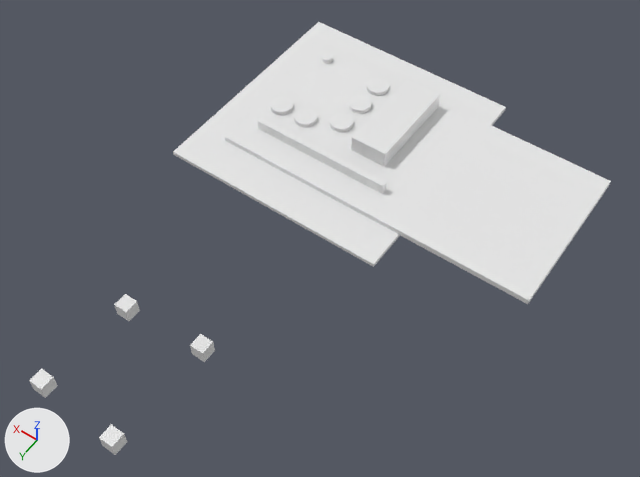
The Blender file 3D Print/ControlPanel.blend: old version first, new version second.
The view is the same before and after, from a camera (50 mm lens) standing at (-0.178, 0.27, 0.356) and looking at (-0.025, 0.055, 0.018). Every picture has the same lights, and +X, +Y and +Z are marked at lower left.
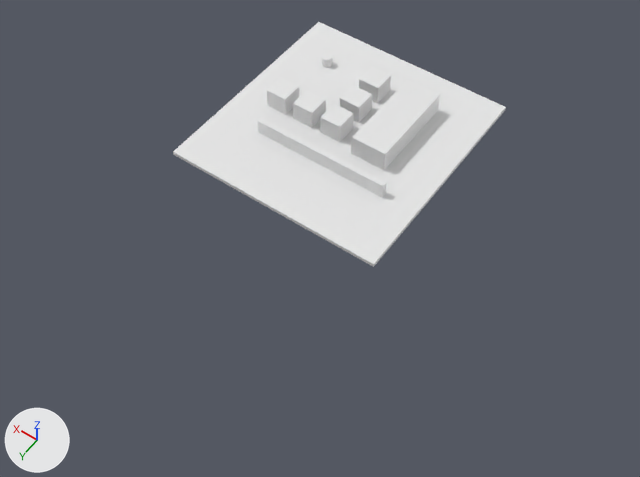
Location of each change, (x1, y1, x2, y2) in pixels of the pictures (640 x 477 px):
'Cube.009', deleted: before (225, 47, 611, 304)
'Cube.007', moved, rescaled: before (99, 424, 127, 455); after (320, 104, 354, 142)
'Cube.005', moved, rescaled: before (114, 294, 140, 321); after (293, 90, 326, 128)
'Cube.008', moved, rescaled: before (190, 334, 215, 362); after (359, 67, 391, 103)
'Cube.002', moved, rescaled (not visible before): after (267, 77, 299, 115)
'Cube.006', deleted: before (29, 369, 58, 398)
'Cylinder.002', deleted: before (330, 113, 353, 132)
'Cylinder.003', deleted: before (294, 108, 317, 127)
'Cylinder.004', deleted: before (270, 97, 293, 115)
'Cylinder.001', deleted: before (349, 95, 371, 114)
'Cylinder', deleted: before (367, 78, 389, 96)

The change, as a list of edits to the scene's bpy script:
```text
Remove ob_cube_009:
    ob_cube_009 = bpy.data.objects.new('Cube.009', me_cube_009)
    ob_cube_009.location = (-0.0414, -0.0011, 0.0341)
    ob_cube_009.scale = (0.085, 0.0425, 0.0015)
Change ob_cube_008:
    ob_cube_008.location: (-0.0009, 0.1201, -0.0189) -> (0.002, -0.0318, 0.0336)
    ob_cube_008.scale: (0.004, 0.004, 0.00425) -> (0.006, 0.006, 0.01)
Change ob_cube_007:
    ob_cube_007.location: (0.0008, 0.1807, -0.0188) -> (0.002, 0.0028, 0.0336)
    ob_cube_007.scale: (0.004, 0.004, 0.00425) -> (0.006, 0.006, 0.01)
Remove ob_cube_006:
    ob_cube_006 = bpy.data.objects.new('Cube.006', me_cube_006)
    ob_cube_006.location = (0.0477, 0.1789, -0.0185)
    ob_cube_006.scale = (0.004, 0.004, 0.00425)
Change ob_cube_005:
    ob_cube_005.location: (0.0451, 0.1243, -0.0186) -> (0.0191, 0.0028, 0.0336)
    ob_cube_005.scale: (0.004, 0.004, 0.00425) -> (0.006, 0.006, 0.01)
Change ob_cube_002:
    ob_cube_002.location: (-0.005, 0.0302, 0.0192) -> (0.0359, 0.0028, 0.0336)
    ob_cube_002.scale: (0.045, 0.01, 0.01) -> (0.006, 0.006, 0.01)
Remove ob_cylinder_004:
    ob_cylinder_004 = bpy.data.objects.new('Cylinder.004', me_cylinder_004)
    ob_cylinder_004.location = (0.0332, 0.0079, 0.0328)
    ob_cylinder_004.scale = (0.00575, 0.00575, 0.005)
Remove ob_cylinder_003:
    ob_cylinder_003 = bpy.data.objects.new('Cylinder.003', me_cylinder_003)
    ob_cylinder_003.location = (0.0179, 0.0078, 0.0328)
    ob_cylinder_003.scale = (0.00575, 0.00575, 0.005)
Remove ob_cylinder_002:
    ob_cylinder_002 = bpy.data.objects.new('Cylinder.002', me_cylinder_002)
    ob_cylinder_002.location = (0.0011, 0.0001, 0.0328)
    ob_cylinder_002.scale = (0.00575, 0.00575, 0.005)
Remove ob_cylinder_001:
    ob_cylinder_001 = bpy.data.objects.new('Cylinder.001', me_cylinder_001)
    ob_cylinder_001.location = (0.001, -0.0166, 0.0328)
    ob_cylinder_001.scale = (0.00575, 0.00575, 0.005)
Remove ob_cylinder:
    ob_cylinder = bpy.data.objects.new('Cylinder', me_cylinder)
    ob_cylinder.location = (0.0008, -0.033, 0.0328)
    ob_cylinder.scale = (0.00575, 0.00575, 0.005)
```
